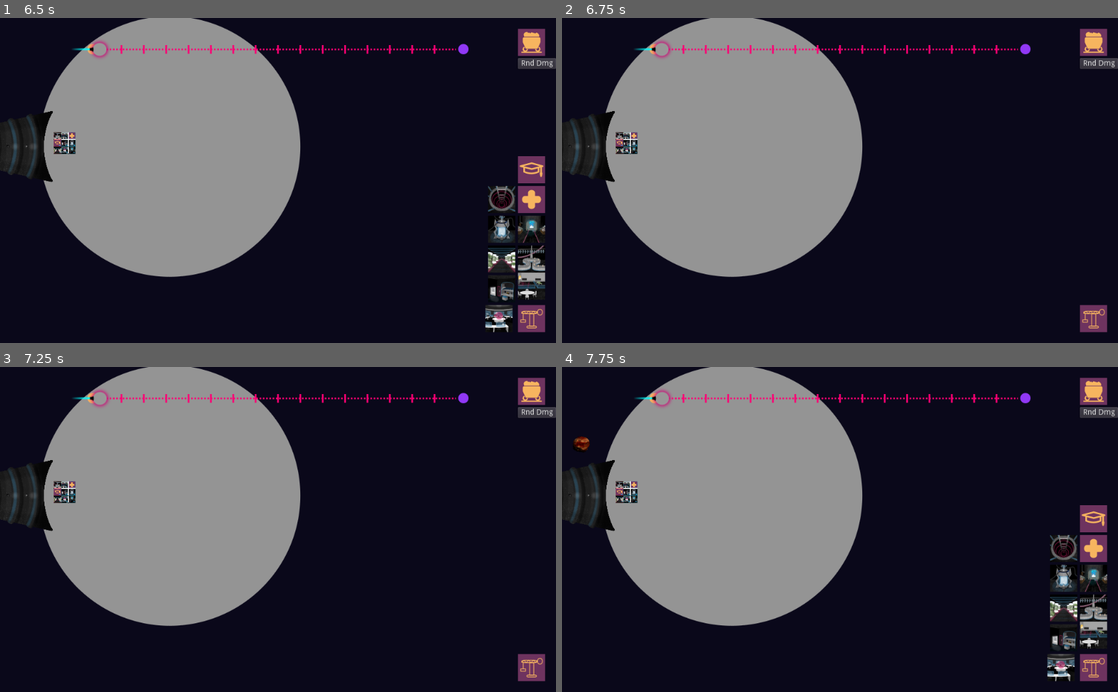
Above: before the commit, frames 1-4 (two rows, left to right).
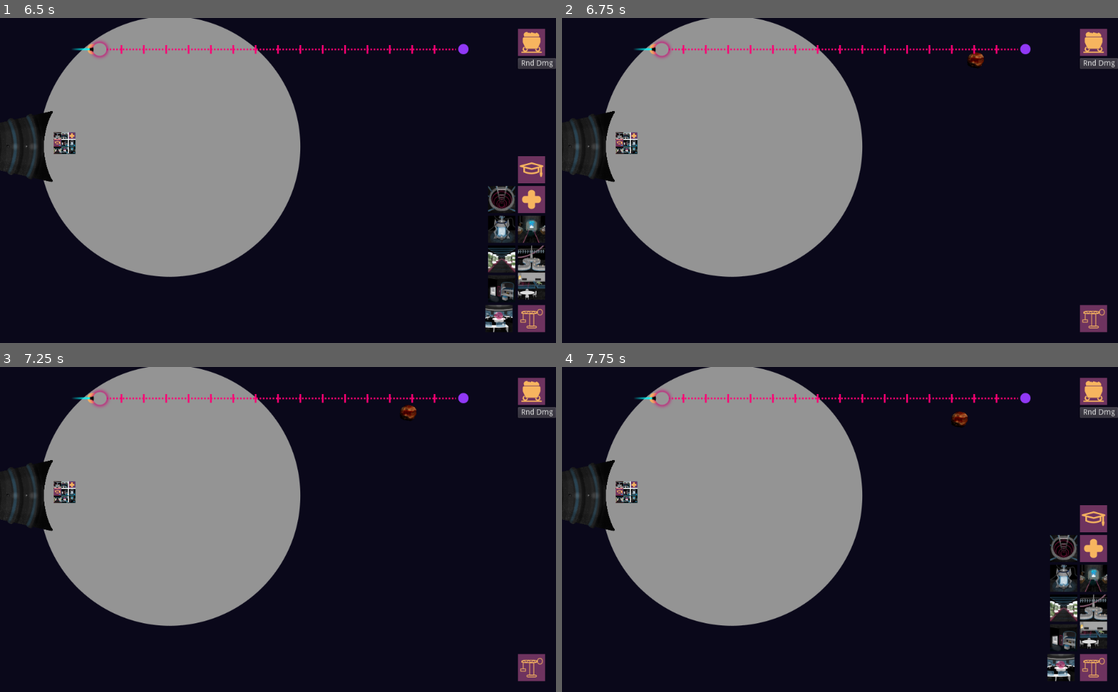
Above: after the commit, the same moments.

Repository: jhlothamer/gameOff2020
Game: Godot game, scene res://scenes/title/title.tscn
Same seed, same stepped clock (60 frames per second), same inputs: the game is played once before the commit and once after it. Sound files missing from this copy of the repository are replaced by a short silence.
Inputs (mouse positions are in pixels of both pictures, inside the frame that each line leads up to):
- Up to frame 1 (6.5 s): click "New Game" at 0.5 s; move the mouse to (400, 164) at 1.27 s; hold Right (ui_right) 1.28-2 s; click (400, 164) at 1.42 s; drag from (166, 196) to (72, 161) at 2.02 s; click (533, 317) at 2.75 s; click (500, 229) at 3.5 s; click (533, 317) at 4.25 s; click (500, 287) at 5 s; click (533, 317) at 5.75 s
- Up to frame 2 (6.75 s): click (1095, 170) at 6.5 s
- Up to frame 3 (7.25 s): no input
- Up to frame 4 (7.75 s): click (1095, 666) at 7.25 s

Frame 1 is identical in both runs. In frame 2, 0.1% of the frame differs, in the area x 73-76%, y 10-16%; in frame 3, 0.1%; in frame 4, 0.2%, in the area x 2-73%, y 13-27%.

Commit message:
restore asteroid spawning to right-side only

Diff:
--- a/game/scenes/game/game.tscn
+++ b/game/scenes/game/game.tscn
@@ -33,19 +33,19 @@
 offsets = PoolRealArray( 2.57486e-28, 0.219477, 0.59157 )
 colors = PoolColorArray( 0, 1, 1, 1, 1, 0, 0.835294, 1, 1, 0, 0.909804, 0 )
 
-[sub_resource type="RectangleShape2D" id=8]
+[sub_resource type="RectangleShape2D" id=2]
 extents = Vector2( 4700, 500 )
 
-[sub_resource type="CircleShape2D" id=2]
-
-[sub_resource type="PhysicsMaterial" id=3]
+[sub_resource type="CircleShape2D" id=3]
+
+[sub_resource type="PhysicsMaterial" id=4]
 bounce = 0.4
 
-[sub_resource type="CircleShape2D" id=4]
-
 [sub_resource type="CircleShape2D" id=5]
 
-[sub_resource type="TileSet" id=6]
+[sub_resource type="CircleShape2D" id=6]
+
+[sub_resource type="TileSet" id=7]
 0/name = "power-blue.png 0"
 0/texture = ExtResource( 19 )
 0/tex_offset = Vector2( 0, 0 )
@@ -172,12 +172,20 @@
 position = Vector2( -10000, 0 )
 collision_layer = 4
 script = ExtResource( 23 )
+__meta__ = {
+"_edit_group_": true,
+"_edit_lock_": true
+}
 
 [node name="CollisionShape2D" type="CollisionShape2D" parent="DrivePlumePhysics"]
-shape = SubResource( 8 )
+shape = SubResource( 2 )
 
 [node name="DriveSurfaceBody" type="StaticBody2D" parent="."]
 collision_layer = 2
+__meta__ = {
+"_edit_group_": true,
+"_edit_lock_": true
+}
 
 [node name="CollisionPolygon2D" type="CollisionPolygon2D" parent="DriveSurfaceBody"]
 position = Vector2( -5460, -495 )
@@ -346,12 +354,9 @@
 
 [node name="SpawnerMgr" type="Node" parent="."]
 script = ExtResource( 20 )
-max_time_between_asteroids = 1
+min_time_between_asteroids = 5
+max_time_between_asteroids = 10
 max_concurrent_asteroids = 1
-min_asteroid_segments = 10
-max_asteroid_segments = 20
-fragment_propel_variance_min = 1.5
-fragment_propel_variance_max = 2.0
 
 [node name="AsteroidTimer" type="Timer" parent="SpawnerMgr"]
 one_shot = true
--- a/game/scenes/managers/SpawnerMgr.gd
+++ b/game/scenes/managers/SpawnerMgr.gd
@@ -78,10 +78,10 @@
 				else:
 					#spawn bottom
 					spawn_pos.y = spawn_extents_max.y - 100
-				spawn_pos.x = rand_range((spawn_extents_min.x ) + 100, spawn_extents_max.x - 100)
+				spawn_pos.x = rand_range((spawn_extents_max.x / 2 ) + 100, spawn_extents_max.x - 100)
 			else:
 				#spawn right side
-				spawn_pos.x = spawn_extents_min.x - 100
+				spawn_pos.x = (spawn_extents_max.x / 2) + 100
 				spawn_pos.y = rand_range(spawn_extents_min.y + 100, spawn_extents_max.y - 100)
 			var initial_kick = spawn_pos.direction_to(Vector2(0,0)).rotated(rand_range(-135,135))
 			initial_kick = initial_kick * rand_range( 500, 3000)
Not shown: 5 places in game/scenes/game/game.tscn that only renumber resources
